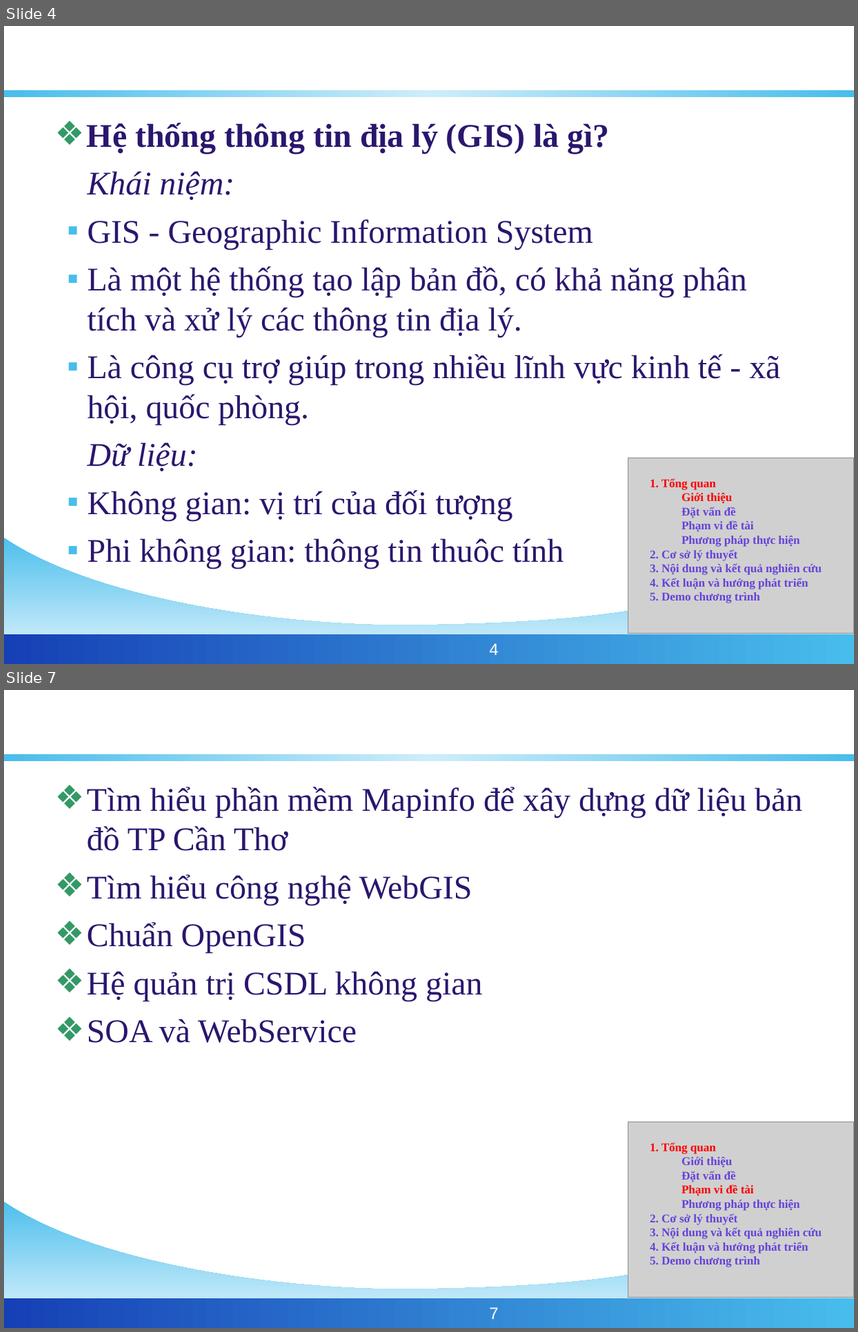
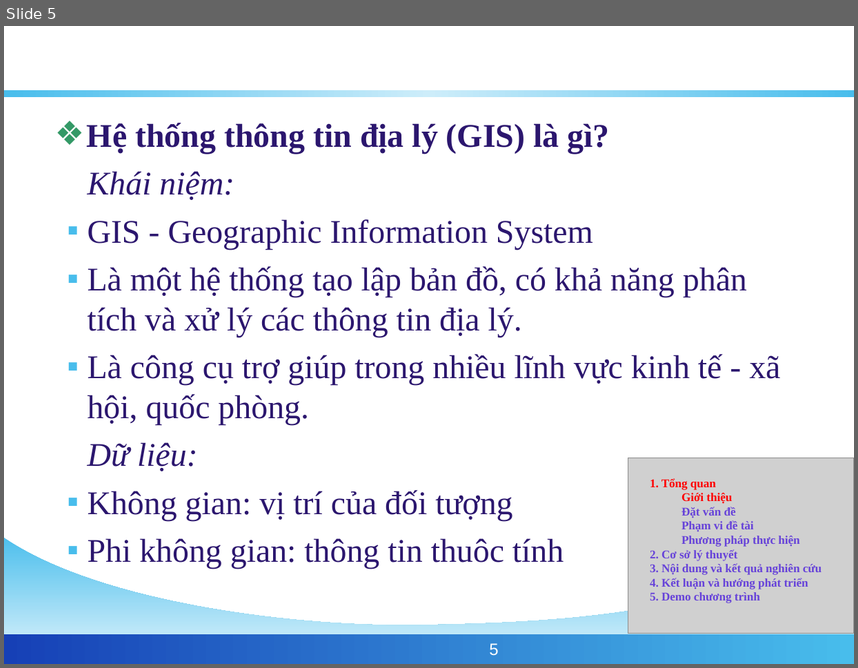
Before and after one commit to phamngsinh/cantho-webgis, a slide deck: Document/Bao Cao/BaoCaoLuanVan.ppt. Shown one above the other, each under a label of ours: slides 4 and 7 before the commit, slide 5 after it; the slides between them are not shown. The pictures are 858x1332 and 858x668 pixels, drawn with LibreOffice and Linux fonts; fonts in the diff are those of the drawing; grey boxes stand for pictures; background and template pictures are left out. Boxes give left, top, right and bottom in pixels: in the first picture for what was removed or moved away, otherwise in the second. Text is boxed around its words. In the diff, an @@ line names an element or a change of style, - is before the commit and + after.

```diff
--- a/Document/Bao Cao/BaoCaoLuanVan.ppt
+++ b/Document/Bao Cao/BaoCaoLuanVan.ppt
@@ slide 7 removed at box(4, 690, 854, 1328), background #FFFFFF; not listed: 3 template elements that a slide beside it also shows @@
@@ title removed at box(47, 704, 811, 756) @@
-PHẠM VI ĐỀ TÀI
@@ text removed at box(87, 787, 802, 1043) @@
-❖ Tìm hiểu phần mềm Mapinfo để xây dựng dữ liệu bản đồ TP Cần Thơ
-❖ Tìm hiểu công nghệ WebGIS
-❖ Chuẩn OpenGIS
-❖ Hệ quản trị CSDL không gian
-❖ SOA và WebService
@@ picture removed at box(628, 1122, 854, 1297) @@
@@ text removed at box(650, 1142, 822, 1267) @@
-1. Tổng quan
-Giới thiệu
-Đặt vấn đề
-Phạm vi đề tài
-Phương pháp thực hiện
-2. Cơ sở lý thuyết
-3. Nội dung và kết quả nghiên cứu
-4. Kết luận và hướng phát triển
-5. Demo chương trình
@@ page number removed at box(489, 1307, 498, 1319) @@
-7
@@ what was slide 4 is now slide 5 @@
@@ page number at box(489, 643, 498, 655): text changed @@
-4
+5
```
Also in this commit, not shown: 4 slides changed.
